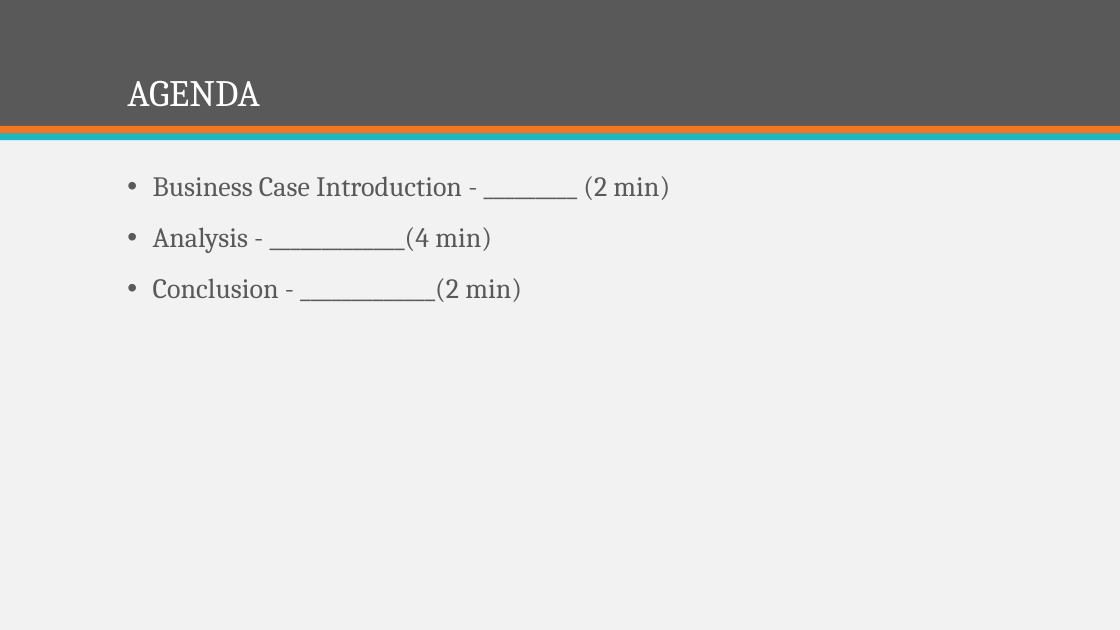
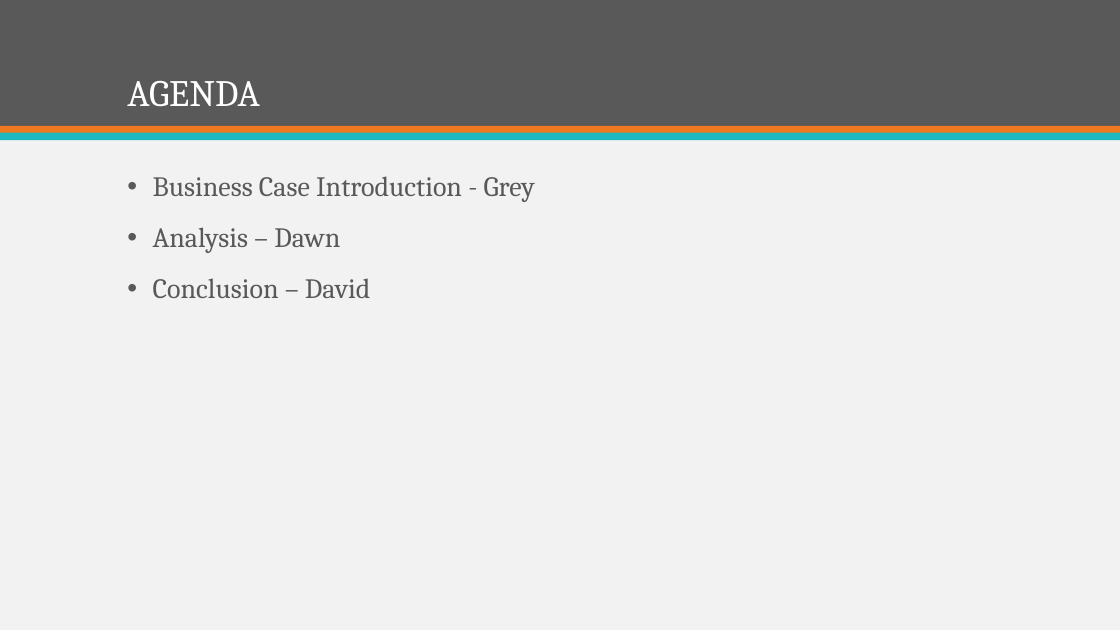
Before and after one commit to ItsGreyedOut/Brewery-Startup, a slide deck: slide 2 of Brewery Establishment Analysis.pptx. Drawn at 1120x630 pixels with LibreOffice and Linux fonts; fonts in the diff are those of the drawing. Boxes give left, top, right and bottom in pixels: in the first picture for what was removed or moved away, otherwise in the second. Text is boxed around its words. In the diff, an @@ line names an element or a change of style, - is before the commit and + after.

```diff
--- a/Brewery Establishment Analysis.pptx
+++ b/Brewery Establishment Analysis.pptx
@@ text at (153, 176, 535, 298): text changed @@
-• Business Case Introduction - _________ (2 min)
-• Analysis - _____________(4 min)
-• Conclusion - _____________(2 min)
+• Business Case Introduction - Grey
+• Analysis – Dawn
+• Conclusion – David
```
Also in this commit, not shown: 1 slide added, 3 slides removed, 1 other file.
